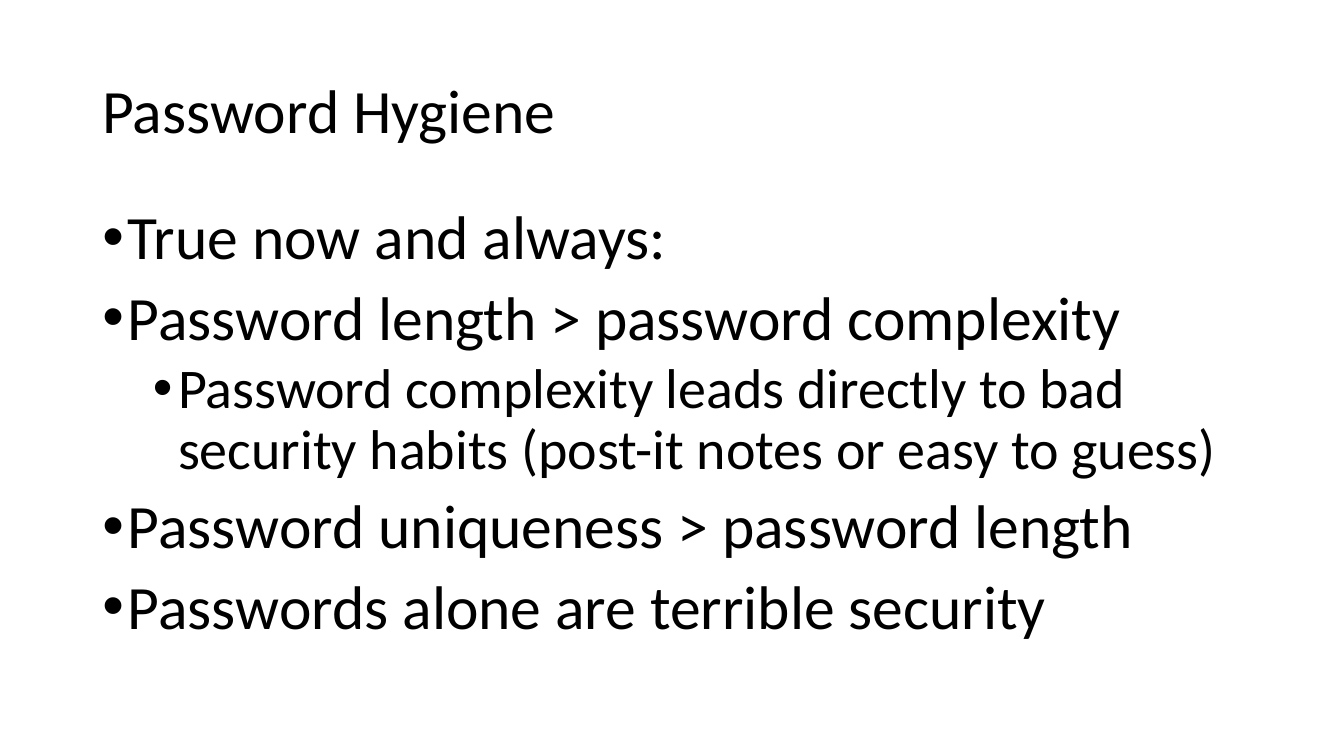
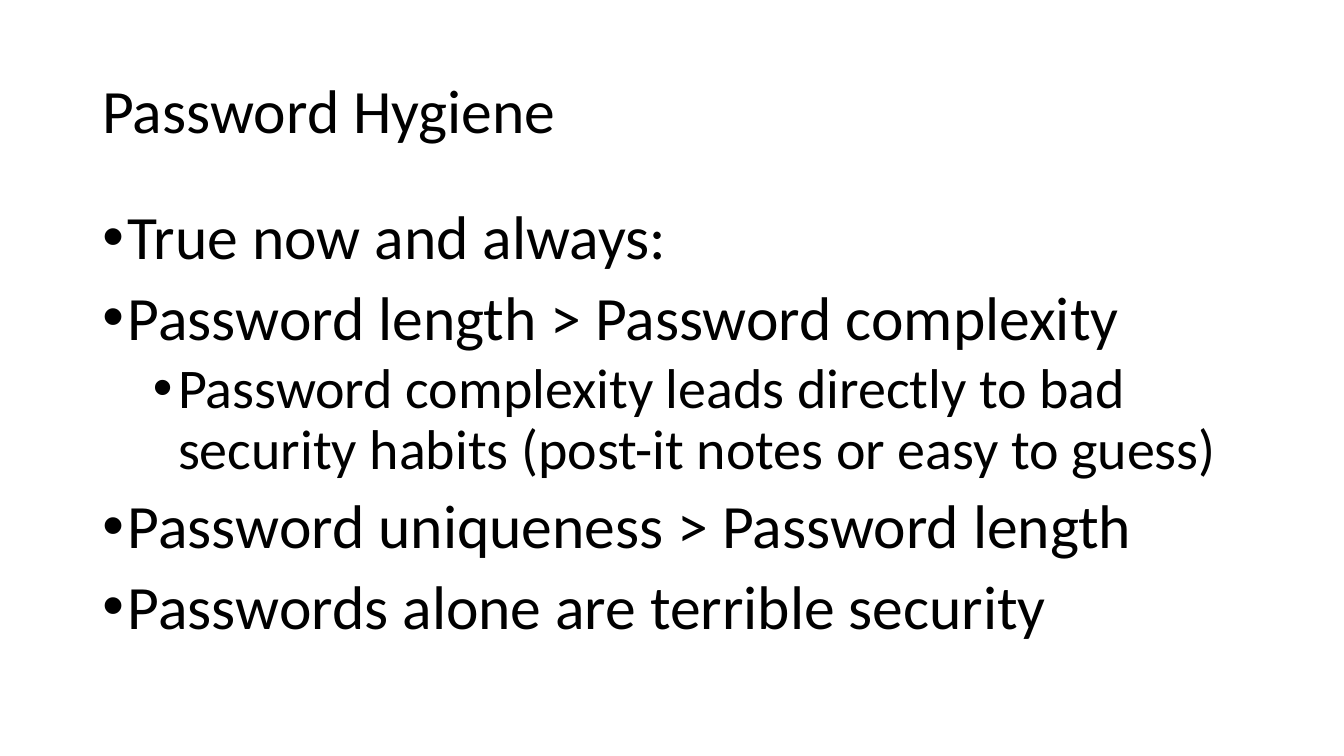
Before and after one commit to williamadba/Public-Presentations, a slide deck: slide 6 of Personal Practical Cybersecurity/Personal Practical Cybersecurity.pptx (slide 7 before the commit). Drawn at 1344x756 pixels with LibreOffice and Linux fonts; fonts in the diff are those of the drawing. Boxes give left, top, right and bottom in pixels: in the first picture for what was removed or moved away, otherwise in the second. Text is boxed around its words. In the diff, an @@ line names an element or a change of style, - is before the commit and + after.

```diff
--- a/Personal Practical Cybersecurity/Personal Practical Cybersecurity.pptx
+++ b/Personal Practical Cybersecurity/Personal Practical Cybersecurity.pptx
@@ text at box(128, 297, 1119, 351): text changed @@
-• Password length > password complexity
+• Password length > Password complexity
@@ text at box(128, 505, 1131, 559): text changed @@
-• Password uniqueness > password length
+• Password uniqueness > Password length
```
Also in this commit, not shown: 18 other slides changed, 1 slide added, 1 slide removed.
